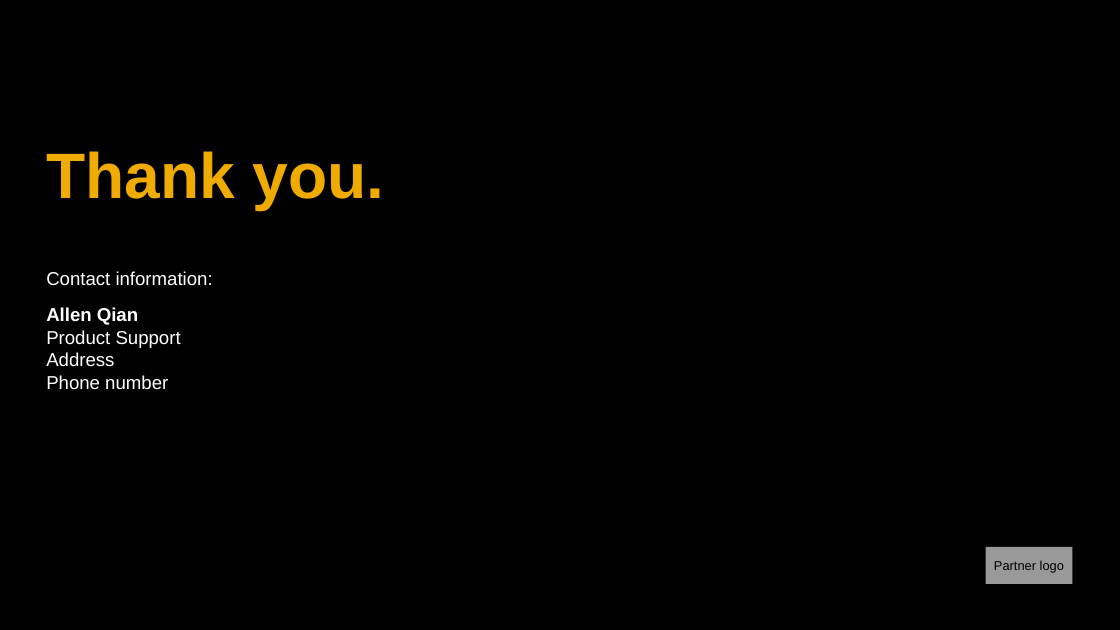
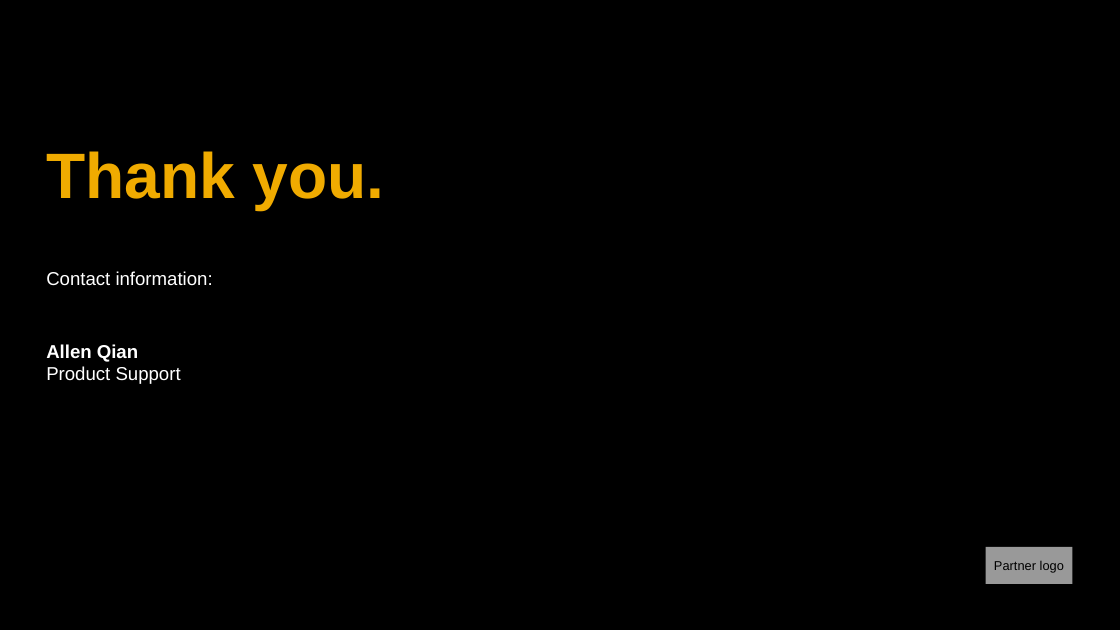
Before and after one commit to Ahaan17Saroch/Queue-Manager-Cloud-Dispatcher, a slide deck: slide 28 of SAP_2017_16x9_black_and_white.pptx (slide 27 before the commit). Drawn at 1120x630 pixels with LibreOffice and Linux fonts; fonts in the diff are those of the drawing; background and template pictures are left out. Boxes give left, top, right and bottom in pixels: in the first picture for what was removed or moved away, otherwise in the second. Text is boxed around its words. In the diff, an @@ line names an element or a change of style, - is before the commit and + after.

```diff
--- a/SAP_2017_16x9_black_and_white.pptx
+++ b/SAP_2017_16x9_black_and_white.pptx
@@ text at (46, 352, 168, 390): paragraphs removed @@
-  Address
-  Phone number
```
Also in this commit, not shown: 4 other slides changed, 1 slide added, 2 other files.
